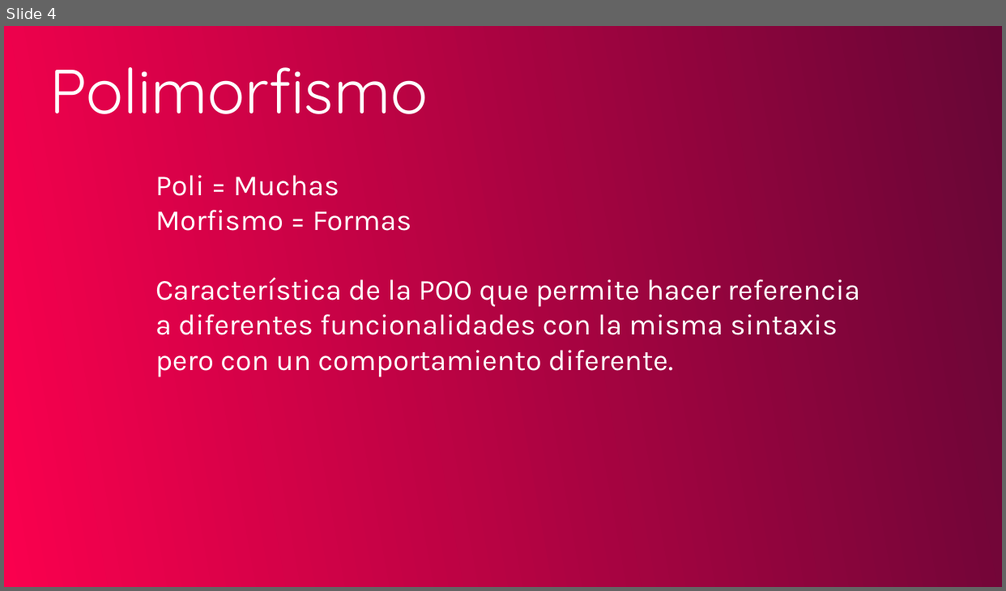
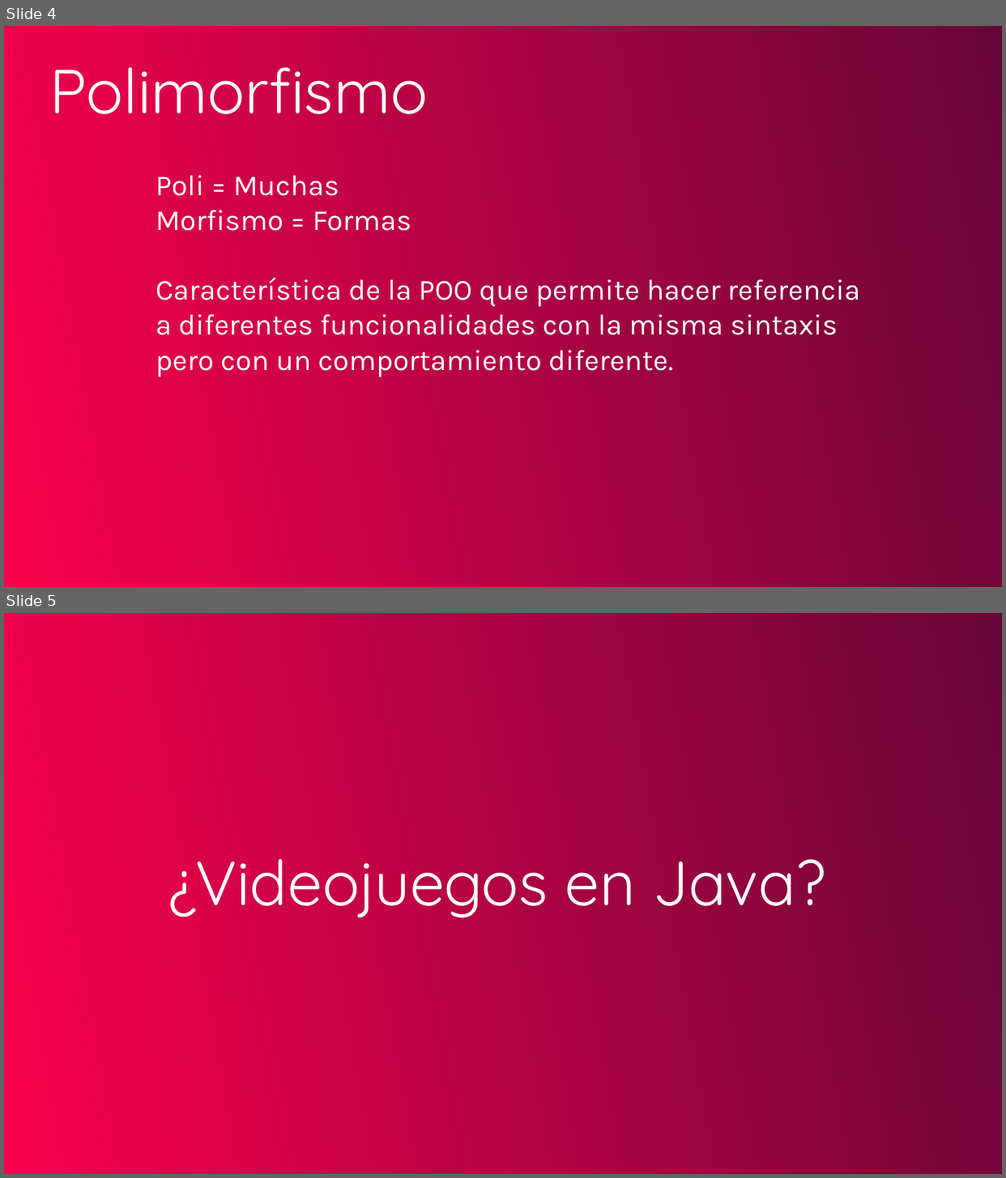
Before and after one commit to UNAH-IS/IS201-I2020, a slide deck: UnidadII/Interfaces.pptx. Shown one above the other, each under a label of ours: slide 4 before the commit, slides 4 and 5 after it. The pictures are 1006x591 and 1006x1178 pixels, drawn with LibreOffice and Linux fonts; fonts in the diff are those of the drawing. Boxes give left, top, right and bottom in pixels: in the first picture for what was removed or moved away, otherwise in the second. Text is boxed around its words. In the diff, an @@ line names an element or a change of style, - is before the commit and + after.

Commit message:
Conceptos videojuegos JavaFX

```diff
--- a/UnidadII/Interfaces.pptx
+++ b/UnidadII/Interfaces.pptx
@@ slide 5 added at (x1=4, y1=613, x2=1002, y2=1174), background gradient #670636 to #FA004E @@
@@ text added at (x1=168, y1=859, x2=826, y2=918), 60 pt, text #FFFFFF @@
+¿Videojuegos en Java?
```
Also in this commit, not shown: 1 other slide added, 21 other files.
